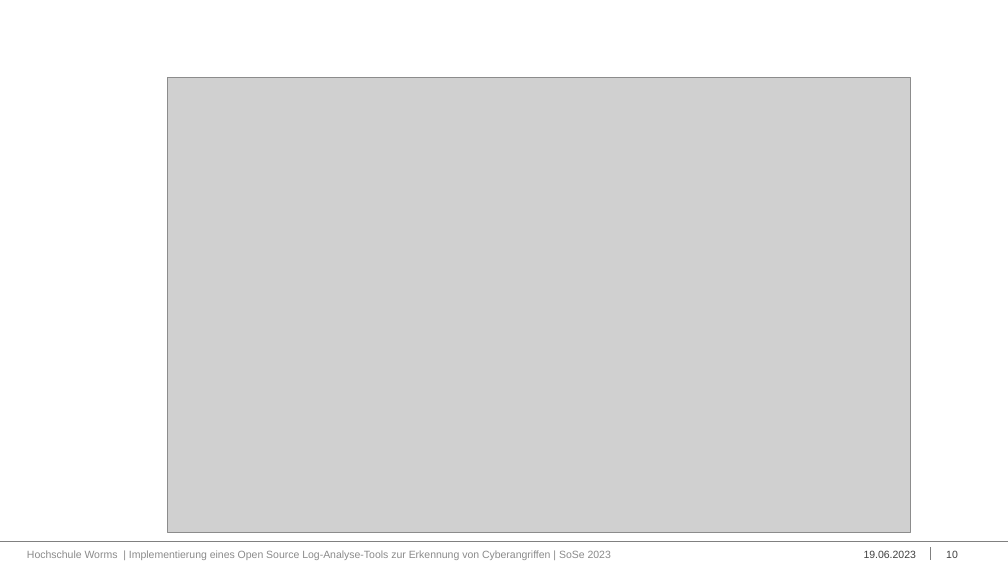
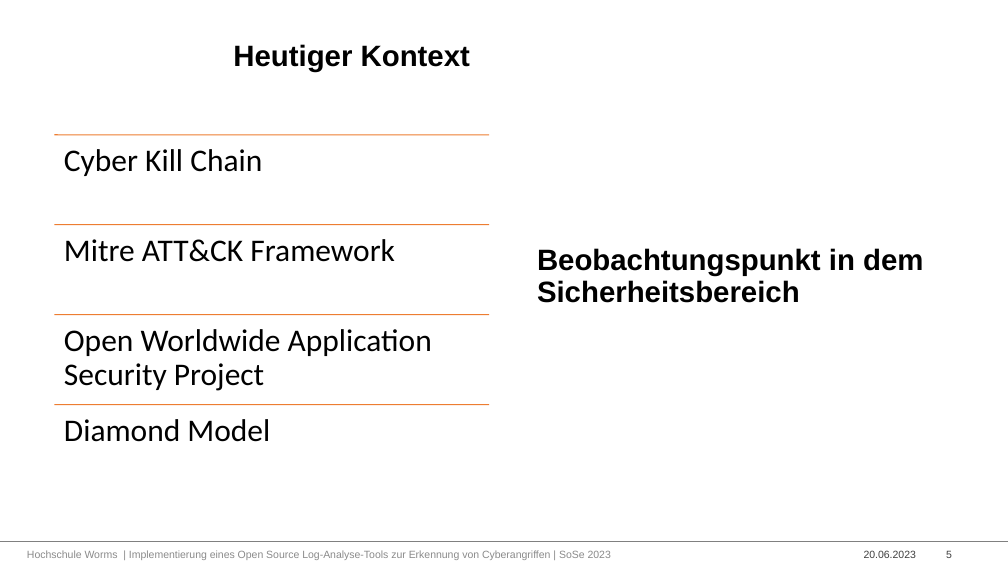
Before and after one commit to Bruno-Macedo/Praxisbericht_Bacherloarbeit, a slide deck: slide 5 of Macedo_da_Silva_Bruno_BA-Praesentation.pptx (slide 10 before the commit). Drawn at 1008x567 pixels with LibreOffice and Linux fonts; fonts in the diff are those of the drawing; grey boxes stand for pictures; background and template pictures are left out. Boxes give left, top, right and bottom in pixels: in the first picture for what was removed or moved away, otherwise in the second. Text is boxed around its words. In the diff, an @@ line names an element or a change of style, - is before the commit and + after.

```diff
--- a/Macedo_da_Silva_Bruno_BA-Praesentation.pptx
+++ b/Macedo_da_Silva_Bruno_BA-Praesentation.pptx
@@ title added at [233,44,470,72], 28 pt, text #000000, bold @@
+Heutiger Kontext
@@ picture removed at [168,78,910,532] @@
@@ text added at [537,248,923,303], 28 pt, text #000000, bold @@
+Beobachtungspunkt in dem Sicherheitsbereich
@@ group added at [54,135,489,442]: 4 lines, 4 texts @@
+Cyber Kill Chain
+Mitre ATT&CK Framework
+Open Worldwide Application Security Project
+Diamond Model
@@ text at [864,550,916,558]: text changed @@
-19.06.2023
+20.06.2023
@@ line removed from (931, 547) to (931, 560) @@
@@ page number at [946,551,952,558]: text changed @@
-10
+5
```
Also in this commit, not shown: 9 other slides changed, 1 other file.
